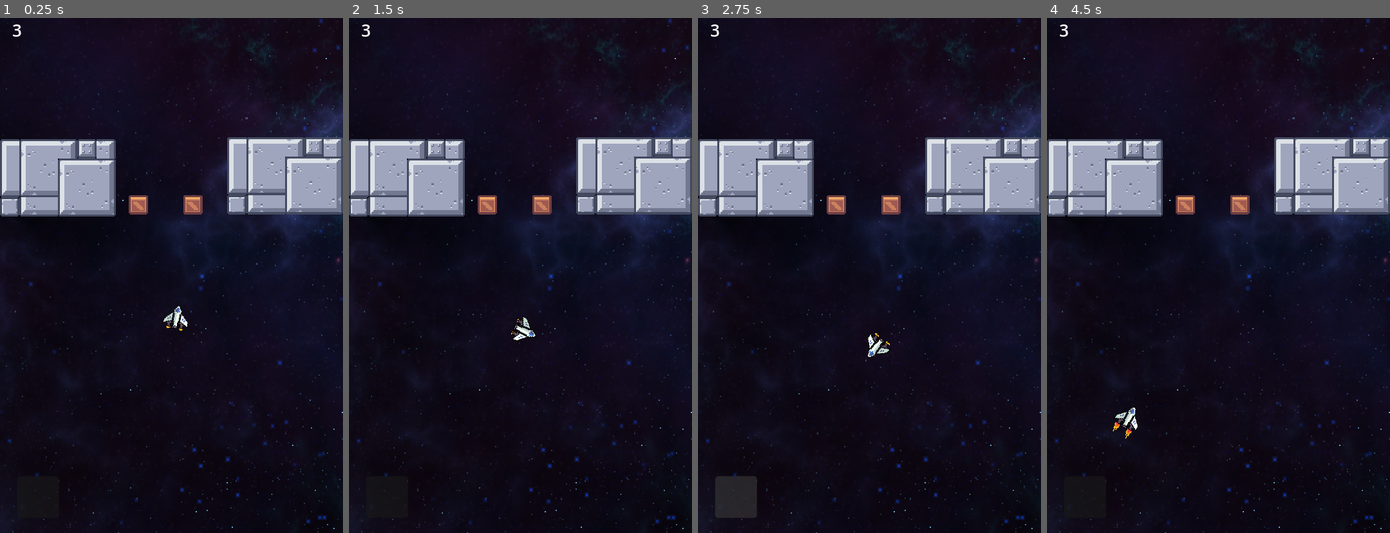
Above: before the commit, frames 1-4 (left to right).
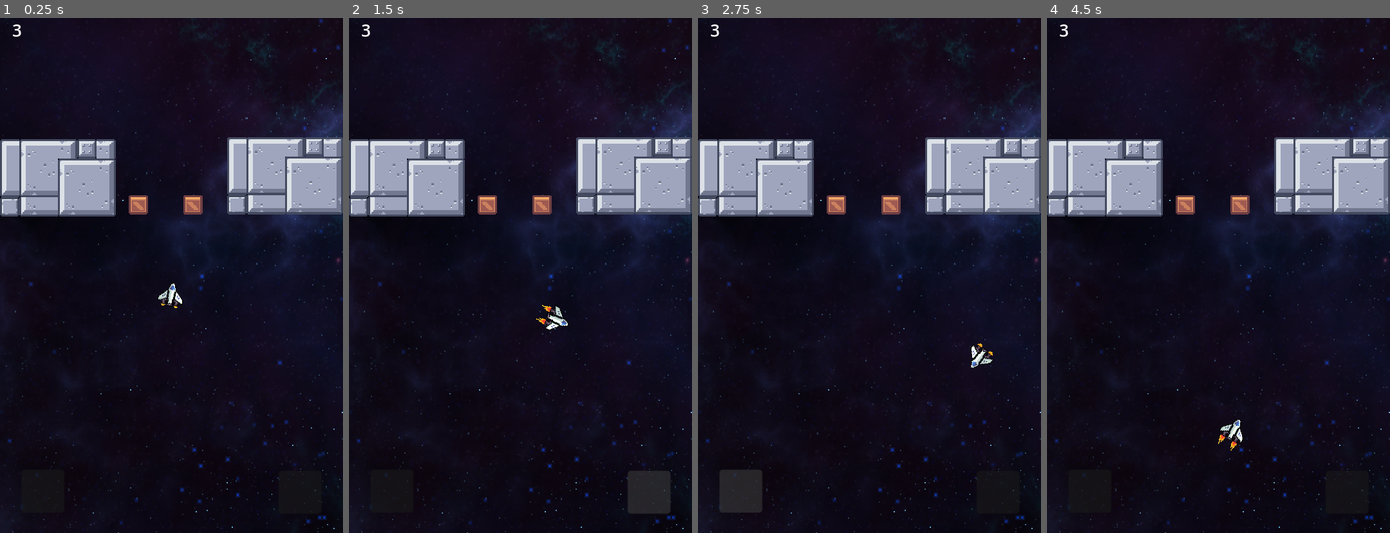
Above: after the commit, the same moments.

Repository: Alxlol/NeonSurge2
Game: Godot game, scene res://Levels/World.tscn
Two runs of this game, one before a commit and one after it. Both use one fixed random seed, a clock stepped at 60 frames per second and the inputs below.
Inputs (mouse positions are in pixels of both pictures, inside the frame that each line leads up to):
- Up to frame 1 (0.25 s): no input
- Up to frame 2 (1.5 s): click (386, 496) at 0.52 s; click (650, 491) at 1.27 s
- Up to frame 3 (2.75 s): click (739, 491) at 2.02 s
- Up to frame 4 (4.5 s): move the mouse to (1293, 249) at 2.77 s; hold Space (Thrust) 2.78-3.5 s; tap Ctrl (Rotate) at 2.85, 4.35 s; click (1293, 249) at 2.92 s; drag from (1149, 301) to (1105, 177) at 3.52 s; move the mouse to (1252, 162) at 4.27 s; hold Space (Thrust) from 4.28 s (still down)

The runs differ from the first frame. In frame 1, 0.4% of the frame differs, in the area x 10-94%, y 51-95%; in frame 2, 1.4%, in the area x 10-94%, y 55-97%; in frame 3, 0.8%; in frame 4, 0.4%.

Commit message:
gitignore exports, setup for building to andorid

Diff:
--- a/Actors/Characters/Player/Player.gd
+++ b/Actors/Characters/Player/Player.gd
@@ -2,6 +2,8 @@
 extends RigidBody2D
 
 @onready var start_position : Vector2 = position
+@onready var rotate_component : RotateComponent = get_node('RotateComponent')
+@onready var thrust_component : ThrustComponent = get_node('ThrustComponent')
 
 func take_damage():
 	PlayerState.decrement_health(1)
--- a/Actors/Characters/Player/Player.tscn
+++ b/Actors/Characters/Player/Player.tscn
@@ -119,6 +119,10 @@
 position = Vector2(-5.96046e-07, 1.5)
 scale = Vector2(1.3, 1.25)
 
+[node name="CollisionShape2D" type="CollisionShape2D" parent="."]
+position = Vector2(0, 1.5)
+shape = SubResource("RectangleShape2D_ulyqg")
+
 [node name="Area2D" type="Area2D" parent="." groups=["player"]]
 position = Vector2(0, 0.5)
 
@@ -126,10 +130,6 @@
 position = Vector2(0, 1)
 shape = SubResource("RectangleShape2D_tucvk")
 
-[node name="CollisionShape2D" type="CollisionShape2D" parent="."]
-position = Vector2(0, 1.5)
-shape = SubResource("RectangleShape2D_ulyqg")
-
 [connection signal="animation_finished" from="Ship/Engine/ThrustAnimation" to="ThrustComponent" method="_on_thrust_animation_animation_finished"]
 [connection signal="screen_exited" from="VisibleOnScreenNotifier2D" to="." method="_on_visible_on_screen_notifier_2d_screen_exited"]
 [connection signal="area_entered" from="Area2D" to="." method="_on_area_2d_area_entered"]
--- a/Components/RotateComponent.gd
+++ b/Components/RotateComponent.gd
@@ -8,4 +8,8 @@
 	sprite.rotate(rotate_speed * delta)
 
 	if Input.is_action_just_pressed("Rotate"):
-		sprite.rotate(rotate_speed)
+		rotate_player()
+
+
+func rotate_player():
+	sprite.rotate(rotate_speed)
--- a/Globals/PlayerState.gd
+++ b/Globals/PlayerState.gd
@@ -1,10 +1,10 @@
 extends Node
 
 @onready var player_class : PackedScene = preload("res://Actors/Characters/Player/Player.tscn")
+var player_instance : Player
 
 var max_health: int = 3
 var current_health: int = 3
-var player_instance
 
 signal set_new_health(new_health: int)
 
@@ -12,8 +12,8 @@
 	current_health -= amount
 	set_new_health.emit(current_health)
 
-func respawn_player(at_position:Vector2):
+func respawn_player(position:Vector2):
 	player_instance = player_class.instantiate()
-	player_instance.position = Vector2(at_position)
+	player_instance.position = Vector2(position)
 	player_instance.name = "Player"
 	call_deferred('add_child', player_instance)
--- a/Levels/World.tscn
+++ b/Levels/World.tscn
@@ -1,7 +1,6 @@
-[gd_scene load_steps=6 format=3 uid="uid://cxcsf8cg45ri1"]
+[gd_scene load_steps=5 format=3 uid="uid://cxcsf8cg45ri1"]
 
 [ext_resource type="Texture2D" uid="uid://kbrla5nieg6n" path="res://Art/Backgrounds/Blue_Nebula_01-1024x1024.png" id="1_yec5f"]
-[ext_resource type="PackedScene" uid="uid://dyjasjxoi31kg" path="res://Actors/Characters/Player/Player.tscn" id="2_yugho"]
 [ext_resource type="PackedScene" uid="uid://kghdlox5n662" path="res://UI/UserInterface.tscn" id="3_xjwvt"]
 [ext_resource type="PackedScene" uid="uid://rt6whdr4ciw3" path="res://Actors/Obstacle/Obstacle.tscn" id="4_atd84"]
 [ext_resource type="PackedScene" uid="uid://dktxfhgbacm26" path="res://Actors/Pickup/Pickup.tscn" id="5_qpk7n"]
@@ -22,7 +21,6 @@
 texture = ExtResource("1_yec5f")
 
 [node name="UserInterface" parent="." instance=ExtResource("3_xjwvt")]
-player = NodePath("../Player")
 
 [node name="Obstacle" parent="." instance=ExtResource("4_atd84")]
 position = Vector2(54, 149)
@@ -30,9 +28,6 @@
 [node name="Obstacle2" parent="." instance=ExtResource("4_atd84")]
 position = Vector2(266, 147)
 
-[node name="Player" parent="." instance=ExtResource("2_yugho")]
-position = Vector2(165, 277)
-
 [node name="Pickup" parent="." instance=ExtResource("5_qpk7n")]
 position = Vector2(129, 174)
 
--- a/UI/UserInterface.gd
+++ b/UI/UserInterface.gd
@@ -1,20 +1,19 @@
 extends Control
 @onready var health = $Health
-@export var player: NodePath
 
 func _ready():
+	PlayerState.respawn_player(Vector2(160, 256))
 	PlayerState.set_new_health.connect(update_health)
 
 func update_health(new_health):
 	health.text = str(new_health)
 
-func _on_button_pressed() -> void:
-	var player = get_node(player)
-	if player:
-		var rotate_component = player.get_node("RotateComponent") as RotateComponent
-		if rotate_component:
-			rotate_component.sprite.rotate(rotate_component.rotate_speed)
-		else:
-			print("RotateComponent not found in Player")
-	else:
-		print("Player not found")
+
+
+
+func _on_thrust_button_pressed() -> void:
+	PlayerState.player_instance.thrust_component.thrust_forward()
+
+
+func _on_rotate_button_pressed() -> void:
+	PlayerState.player_instance.rotate_component.rotate_player()
--- a/UI/UserInterface.tscn
+++ b/UI/UserInterface.tscn
@@ -11,6 +11,21 @@
 grow_vertical = 2
 script = ExtResource("1_yx2ex")
 
+[node name="ThrustButton" type="Button" parent="."]
+layout_mode = 1
+anchors_preset = 3
+anchor_left = 1.0
+anchor_top = 1.0
+anchor_right = 1.0
+anchor_bottom = 1.0
+offset_left = -60.0
+offset_top = -58.0
+offset_right = -20.0
+offset_bottom = -18.0
+grow_horizontal = 0
+grow_vertical = 0
+focus_mode = 0
+
 [node name="Health" type="Label" parent="."]
 layout_mode = 0
 offset_left = 11.0
@@ -18,11 +33,17 @@
 offset_bottom = 23.0
 text = "3"
 
-[node name="Button" type="Button" parent="."]
-offset_left = 16.0
-offset_top = 427.0
-offset_right = 55.0
-offset_bottom = 466.0
+[node name="RotateButton" type="Button" parent="."]
+layout_mode = 1
+anchors_preset = 2
+anchor_top = 1.0
+anchor_bottom = 1.0
+offset_left = 20.0
+offset_top = -59.0
+offset_right = 60.0
+offset_bottom = -19.0
+grow_vertical = 0
 focus_mode = 0
 
-[connection signal="pressed" from="Button" to="." method="_on_button_pressed"]
+[connection signal="pressed" from="ThrustButton" to="." method="_on_thrust_button_pressed"]
+[connection signal="pressed" from="RotateButton" to="." method="_on_rotate_button_pressed"]
--- a/project.godot
+++ b/project.godot
@@ -26,6 +26,7 @@
 window/size/window_width_override=640
 window/size/window_height_override=960
 window/stretch/mode="canvas_items"
+window/handheld/orientation=1
 
 [editor_plugins]
 
@@ -52,3 +53,4 @@
 
 textures/canvas_textures/default_texture_filter=0
 renderer/rendering_method="mobile"
+textures/vram_compression/import_etc2_astc=true
Not shown: 1 places in Actors/Characters/Player/Player.tscn that only renumber resources
Not shown, changed: .gitignore
